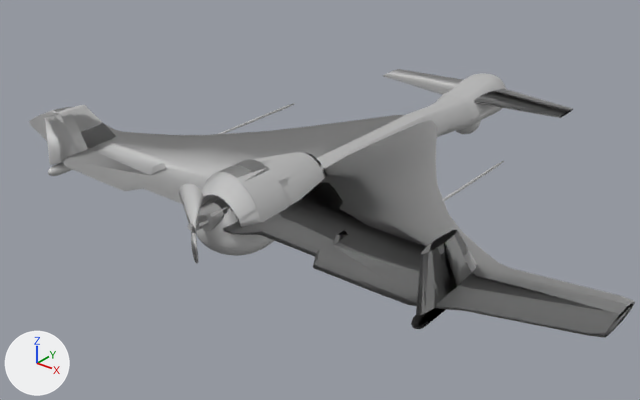
The glTF model fortuna-bot-web/games/airdef/models/w_decoy_e.glb as it was, and as the next commit left it.
Rendered twice from a camera (50 mm lens) standing at (2.0, -2.87, 1.41) and looking at (-0.11, -0.23, -0.22). Lighting does not change. The marker at lower left points along +X, +Y and +Z. The picture after the commit comes second. Vertices at exactly the same position are counted once.

The first picture shows 'body|Material_25'.
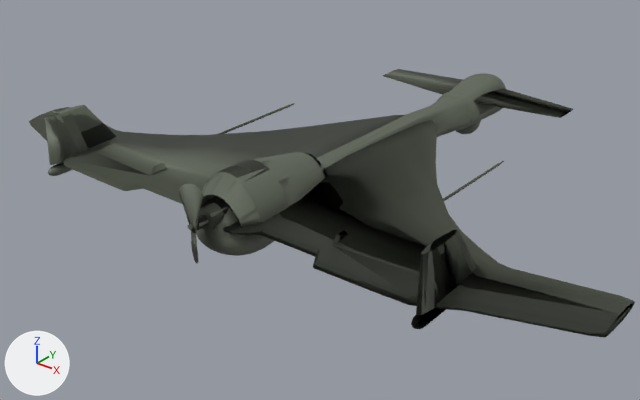
Diff of the bpy script that builds the scene:
```diff
--- a/fortuna-bot-web/games/airdef/models/w_decoy_e.glb.py
+++ b/fortuna-bot-web/games/airdef/models/w_decoy_e.glb.py
@@ mat_material_25 @@
 n0 = _N.new('ShaderNodeBsdfPrincipled'); n0.name = 'Principled BSDF'
-n0.inputs[0].default_value = (0.547, 0.547, 0.547, 1.0)  # 'Base Color', light grey #c3c3c3
 n0.inputs[1].default_value = 0.3  # 'Metallic'
@@ mat_material_25 @@
 n1 = _N.new('ShaderNodeOutputMaterial'); n1.name = 'Material Output'
+n2 = _N.new('ShaderNodeMix'); n2.name = 'Mix'
+n2.data_type = 'RGBA'
+n2.blend_type = 'MULTIPLY'
+n2.inputs[0].default_value = 1.0  # 'Factor'
+n2.inputs[7].default_value = (0.14, 0.16, 0.12, 1.0)  # 'B', grey #696f61
+n3 = _N.new('ShaderNodeVertexColor'); n3.name = 'Color Attribute'
 _L.new(n0.outputs[0], n1.inputs[0])  # 'BSDF' to 'Surface'
+_L.new(n2.outputs[2], n0.inputs[0])  # 'Result' to 'Base Color'
+_L.new(n3.outputs[0], n2.inputs[6])  # 'Color' to 'A'
@@ me_body_material_25 @@
 me_body_material_25.from_pydata(...)  # 3530 vertices, 6979 faces; spans x -1.33..1.33, y -1.08..1.08, z -0.19..0.19
 # used by ob_body_material_25; location = (0.0, 0.0, 0.0)
+# me_body_material_25 part 1: vertex colours changed
 me_body_material_25.materials.append(mat_material_25)
```

Where the change shows, as pixel boxes (x1, y1, x2, y2) in the pictures (640 x 400 px):
'body|Material_25', recoloured (light grey to grey): (29, 69, 635, 338) in both
